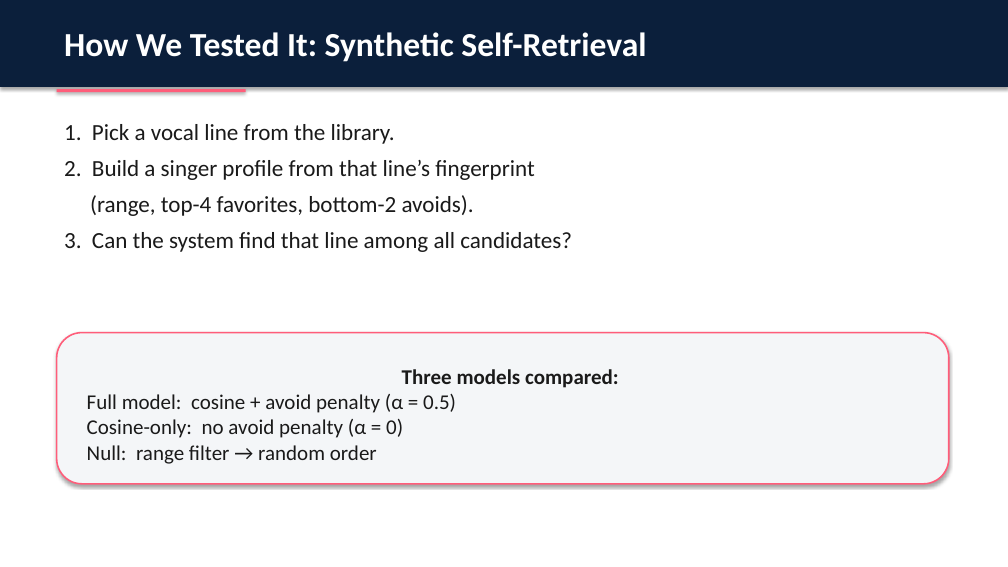
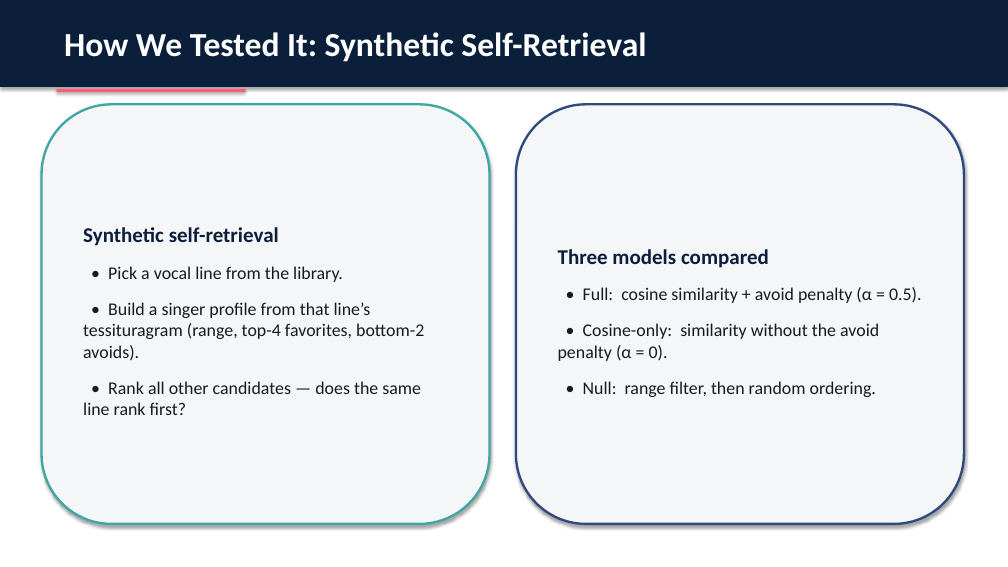
Before and after one commit to mad1rose/tessituragram_vocal_repertoire_recommendations, a slide deck: slide 9 of CADSCOM_PRESENTATION/CADSCOM_2026_Presentation.pptx. Drawn at 1008x567 pixels with LibreOffice and Linux fonts; fonts in the diff are those of the drawing. Boxes give left, top, right and bottom in pixels: in the first picture for what was removed or moved away, otherwise in the second. Text is boxed around its words. In the diff, an @@ line names an element or a change of style, - is before the commit and + after.

```diff
--- a/CADSCOM_PRESENTATION/CADSCOM_2026_Presentation.pptx
+++ b/CADSCOM_PRESENTATION/CADSCOM_2026_Presentation.pptx
@@ rounded rectangle "Synthetic self-retrieval": place and size @@
-rounded rectangle "Synthetic self-retrieval" at [64,124,572,252]
+rounded rectangle "Synthetic self-retrieval" at [42,104,489,524]
@@ rounded rectangle "Synthetic self-retrieval" at [42,104,489,524]: vertical alignment top to middle; fill none to #F4F6F8; outline none to #3FA7A3 2.2 pt; shadow on @@
@@ rounded rectangle "Three models compared": place and size @@
-rounded rectangle "Three models compared" at [57,333,949,484]
+rounded rectangle "Three models compared" at [516,104,964,524]
@@ rounded rectangle "Three models compared" at [516,104,964,524]: outline #FF5D7A 1.5 pt to #2E4A7D 2.2 pt @@
@@ text in rounded rectangle at [83,227,424,415]: text changed; size 22 to 17 pt @@
-1. Pick a vocal line from the library.
-2. Build a singer profile from that line’s fingerprint
-(range, top-4 favorites, bottom-2 avoids).
-3. Can the system find that line among all candidates?
+Synthetic self-retrieval
+• Pick a vocal line from the library.
+• Build a singer profile from that line’s tessituragram (range, top-4 favorites, bottom-2 avoids).
+• Rank all other candidates — does the same line rank first?
@@ text in rounded rectangle at [558,249,922,397]: text changed; size 20 to 17 pt @@
-Three models compared:
-Full model: cosine + avoid penalty (α = 0.5)
-Cosine-only: no avoid penalty (α = 0)
-Null: range filter → random order
+Three models compared
+• Full: cosine similarity + avoid penalty (α = 0.5).
+• Cosine-only: similarity without the avoid penalty (α = 0).
+• Null: range filter, then random ordering.
```
Also in this commit, not shown: 2 other slides changed, 5 other files.
